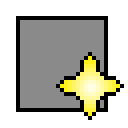
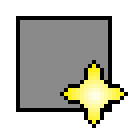
Two versions of the same layered image (128x128). Layer-by-layer changes:
removed layer "Layer #3" over box(60, 56, 120, 116)
painted on "Layer #1" over box(56, 52, 128, 128)
painted on "Layer #2" over box(104, 16, 112, 112)
